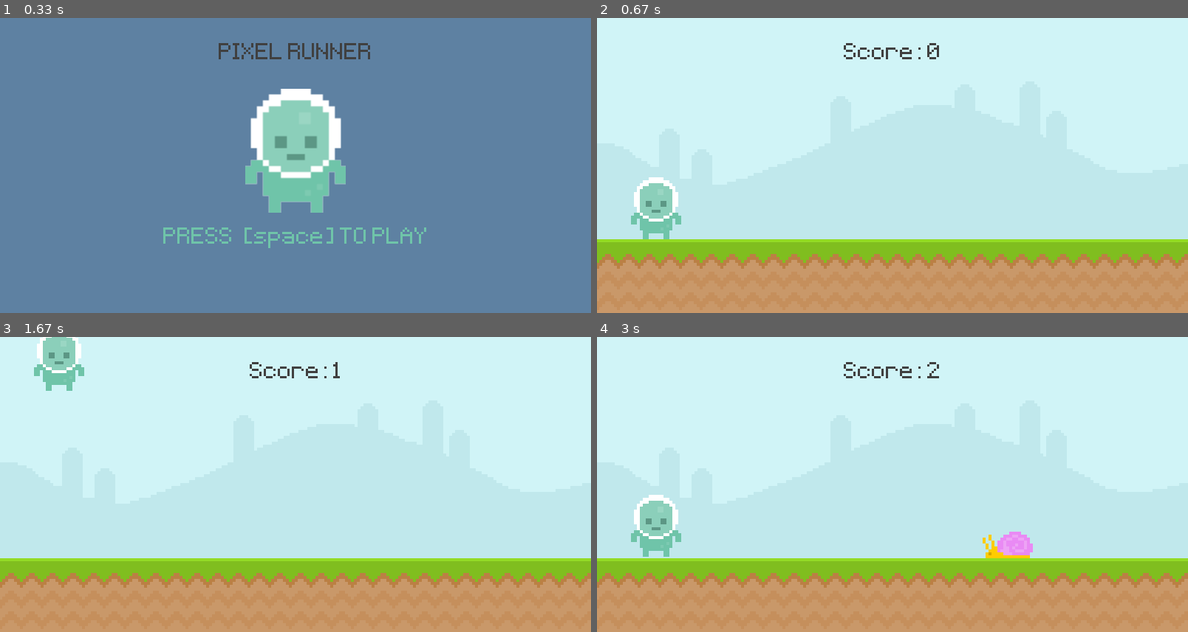
Above: before the commit, frames 1-4 (two rows, left to right).
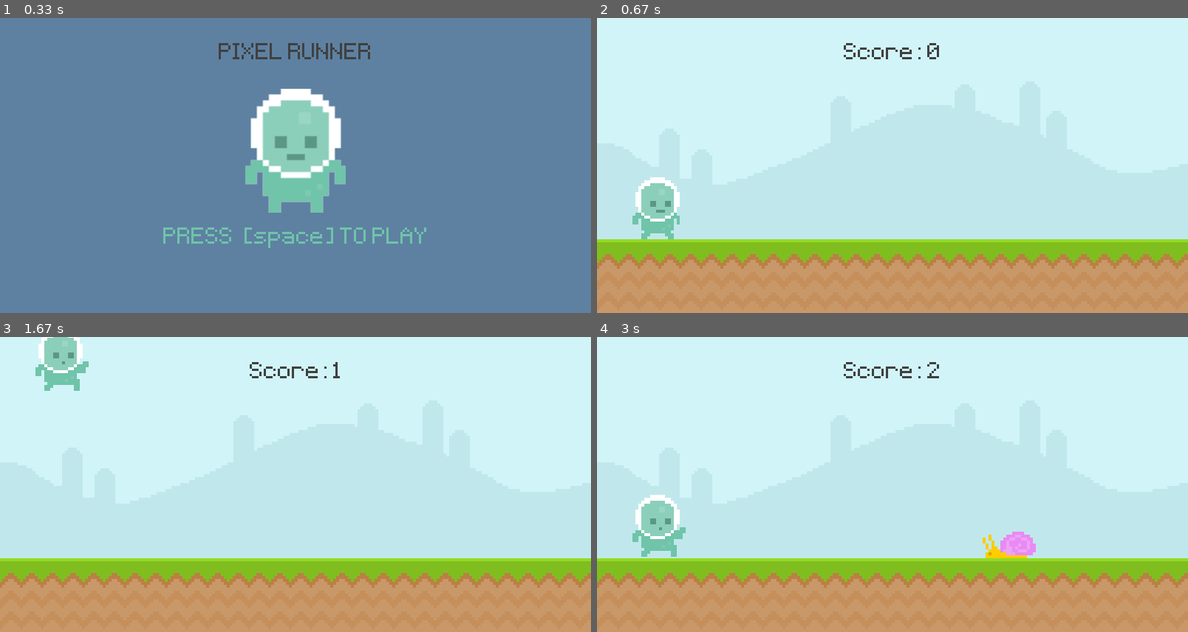
Above: after the commit, the same moments.

Repository: RiwoKib/PygameIntro_Runner
Game: pygame game, started from runner.py
Same seed, same stepped clock (60 frames per second), same inputs: the game is played once before the commit and once after it.
Inputs (mouse positions are in pixels of both pictures, inside the frame that each line leads up to):
- Up to frame 1 (0.33 s): no input
- Up to frame 2 (0.67 s): tap Space at 0.33 s
- Up to frame 3 (1.67 s): click (59, 525) at 0.72 s; click (59, 387) at 1.05 s
- Up to frame 4 (3 s): click (656, 525) at 1.88 s; click (656, 387) at 2.22 s

Frame 1 is identical in both runs. In frame 2, 0.3% of the frame differs, in the area x 5-15%, y 54-75%; in frame 3, 0.3%; in frame 4, 0.6%, in the area x 5-75%, y 53-75%.

Commit message:
walk, jump, fly , snail animation

Diff:
--- a/runner.py
+++ b/runner.py
@@ -16,8 +16,8 @@
         for obstacle in obstacles:
             obstacle.x -= 5
 
-            if obstacle.bottom == 300: screen.blit(SNAIL, obstacle)
-            else: screen.blit(FLY, obstacle)
+            if obstacle.bottom == 300: screen.blit(SNAIL_SURF, obstacle)
+            else: screen.blit(FLY_SURF, obstacle)
 
         obstacles = [obstacle for obstacle in obstacles if obstacle.x > -50]
 
@@ -31,6 +31,17 @@
 
     return True
 
+def player_animation():
+    global player_index, PLAYER_SURF
+
+    if PLAYER_RECT.bottom < 300:
+        PLAYER_SURF = PLAYER_jump
+    else:
+        player_index += 0.1
+        if player_index >= len(player_walking): player_index = 0
+        PLAYER_SURF = player_walking[int(player_index)]
+
+
 
 pygame.init()
 clock = pygame.time.Clock()
@@ -41,46 +52,58 @@
 start_time = 0
 score = 0
 
-
-#INTRO
-HEADER = test_font.render('PIXEL RUNNER', False, (64,64,64))
-HEADER_SURF = HEADER.get_rect(center = (400,50))
-PLAYER = pygame.image.load('graphics/Player/player_stand.png').convert_alpha()
-SCALE_PLAYER = pygame.transform.rotozoom(PLAYER,0,2)
-SCALE_PLAYER_RECT = SCALE_PLAYER.get_rect(center = (400, 180))
-
-
-START_TEXT = test_font.render('PRESS  [space] TO PLAY', False, (111, 196, 169))
-START_MESSAGE_RECT = START_TEXT.get_rect(center = (400,300))
-
-
-#fWORLD
+#WORLD
 BG_SKY = pygame.image.load('graphics/Sky.png').convert()
 GROUND = pygame.image.load('graphics/ground.png').convert()
 
 #PLAYER
 PLAYER_walk1 = pygame.image.load('graphics/Player/player_walk_1.png').convert_alpha()
-PLAYER_walk2 = pygame.image.load('graphics/Player/player_walk_1.png').convert_alpha()
-player = [PLAYER_walk1, PLAYER_walk2]
+PLAYER = pygame.image.load('graphics/Player/player_stand.png').convert_alpha()
+PLAYER_jump = pygame.image.load('graphics/Player/jump.png').convert_alpha()
+PLAYER_walk2 = pygame.image.load('graphics/Player/player_walk_2.png').convert_alpha()
+player_walking = [PLAYER_walk1, PLAYER_walk2]
 player_index = 0
+PLAYER_SURF = player_walking[player_index]
 gravity = 0
-PLAYER_RECT = PLAYER.get_rect(midbottom = (80, 300))
+PLAYER_RECT = PLAYER_SURF.get_rect(midbottom = (80, 300))
 
 
 #SNAIL
 SNAIL = pygame.image.load('graphics/snail/snail1.png').convert_alpha()
-SNAIL_RECT = SNAIL.get_rect(midbottom = (500, 300))
-snail_x = 600
+SNAIL2 = pygame.image.load('graphics/snail/snail2.png').convert_alpha()
+snails = [SNAIL, SNAIL2]
+snail_index = 0
+SNAIL_SURF =  snails[snail_index]
 
 #FLY
 FLY = pygame.image.load('graphics/Fly/Fly1.png').convert_alpha()
-FLY_RECT = FLY.get_rect(midbottom = (100, 210))
+FLY2 = pygame.image.load('graphics/Fly/Fly2.png').convert_alpha()
+flies = [FLY, FLY2]
+flies_index = 0
+FLY_SURF = flies[flies_index]
 
 obstacle_list = []
+
+#INTRO
+HEADER = test_font.render('PIXEL RUNNER', False, (64,64,64))
+HEADER_SURF = HEADER.get_rect(center = (400,50))
+SCALE_PLAYER = pygame.transform.rotozoom(PLAYER,0,2)
+SCALE_PLAYER_RECT = SCALE_PLAYER.get_rect(center = (400, 180))
+
+START_TEXT = test_font.render('PRESS  [space] TO PLAY', False, (111, 196, 169))
+START_MESSAGE_RECT = START_TEXT.get_rect(center = (400,300))
 
 #TIMER
 obstacle_timer = pygame.USEREVENT + 1
 pygame.time.set_timer(obstacle_timer, 1500)
+
+
+snail_anim_timer = pygame.USEREVENT + 2
+pygame.time.set_timer(snail_anim_timer, 500)
+
+
+fly_anim_timer = pygame.USEREVENT + 3
+pygame.time.set_timer(fly_anim_timer, 200)
 
 while True:
     for event in pygame.event.get():
@@ -101,11 +124,24 @@
                 game_active = True
                 start_time = int(pygame.time.get_ticks()/1000)
 
-        if event.type == obstacle_timer:
-            if randint(0,1):
-                obstacle_list.append(SNAIL.get_rect(midbottom = (randint(800,1100), 300)))
-            else:
-                obstacle_list.append(FLY.get_rect(midbottom = (randint(900,1100), 210)))
+        if game_active:
+            if event.type == obstacle_timer:
+                if randint(0,1):
+                    obstacle_list.append(SNAIL.get_rect(midbottom = (randint(800,1100), 300)))
+                else:
+                    obstacle_list.append(FLY.get_rect(midbottom = (randint(900,1100), 210)))
+
+            if event.type == snail_anim_timer:
+                if snail_index == 0: snail_index = 1
+                else: snail_index = 0
+
+                SNAIL_SURF = snails[snail_index]
+            if event.type == fly_anim_timer:
+                if flies_index == 0: flies_index = 1
+                else: flies_index = 0
+
+                FLY_SURF = flies[flies_index]
+
 
 
     if game_active:
@@ -118,7 +154,8 @@
         gravity += 1
         PLAYER_RECT.y += gravity
         if PLAYER_RECT.bottom >= 300 : PLAYER_RECT.bottom = 300
-        screen.blit(PLAYER, PLAYER_RECT)
+        player_animation()
+        screen.blit(PLAYER_SURF, PLAYER_RECT)
 
         #snail & fly movement
         obstacle_list = obstacle_movement(obstacle_list)
